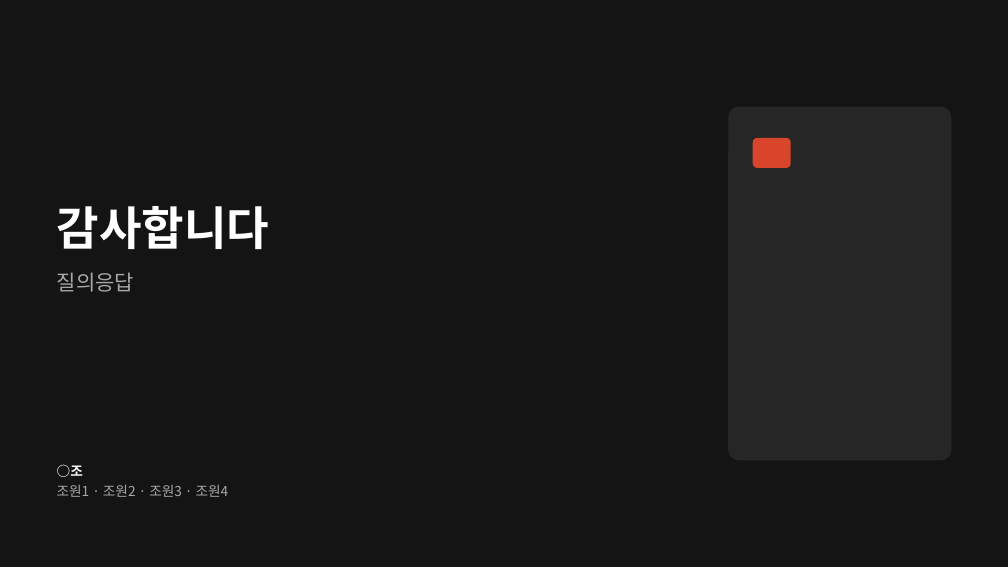
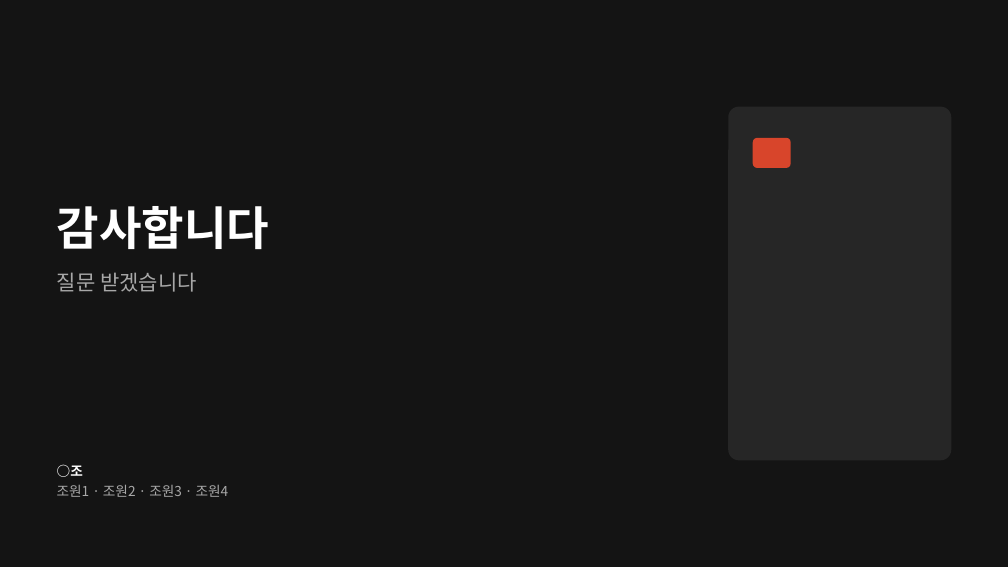
Before and after one commit to NATHAN18-ABLE/for-nathan, a slide deck: slide 16 of leadership-ppt/leadership-plan.pptx. Drawn at 1008x567 pixels with LibreOffice and Linux fonts; fonts in the diff are those of the drawing. Boxes give left, top, right and bottom in pixels: in the first picture for what was removed or moved away, otherwise in the second. Text is boxed around its words. In the diff, an @@ line names an element or a change of style, - is before the commit and + after.

```diff
--- a/leadership-ppt/leadership-plan.pptx
+++ b/leadership-ppt/leadership-plan.pptx
@@ text at [57,272,197,292]: text changed @@
-질의응답
+질문 받겠습니다
```
Also in this commit, not shown: 13 other slides changed, 2 slides added, 2 slides removed, 3 other files.
